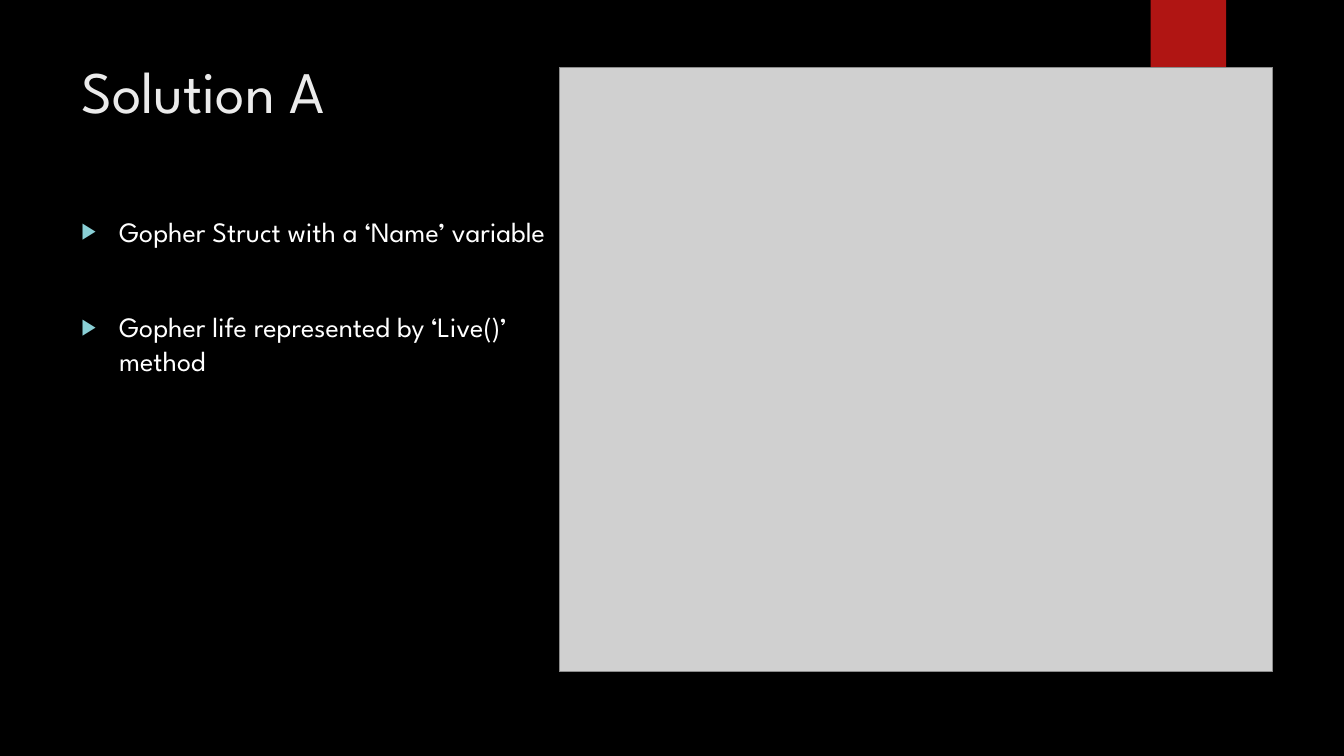
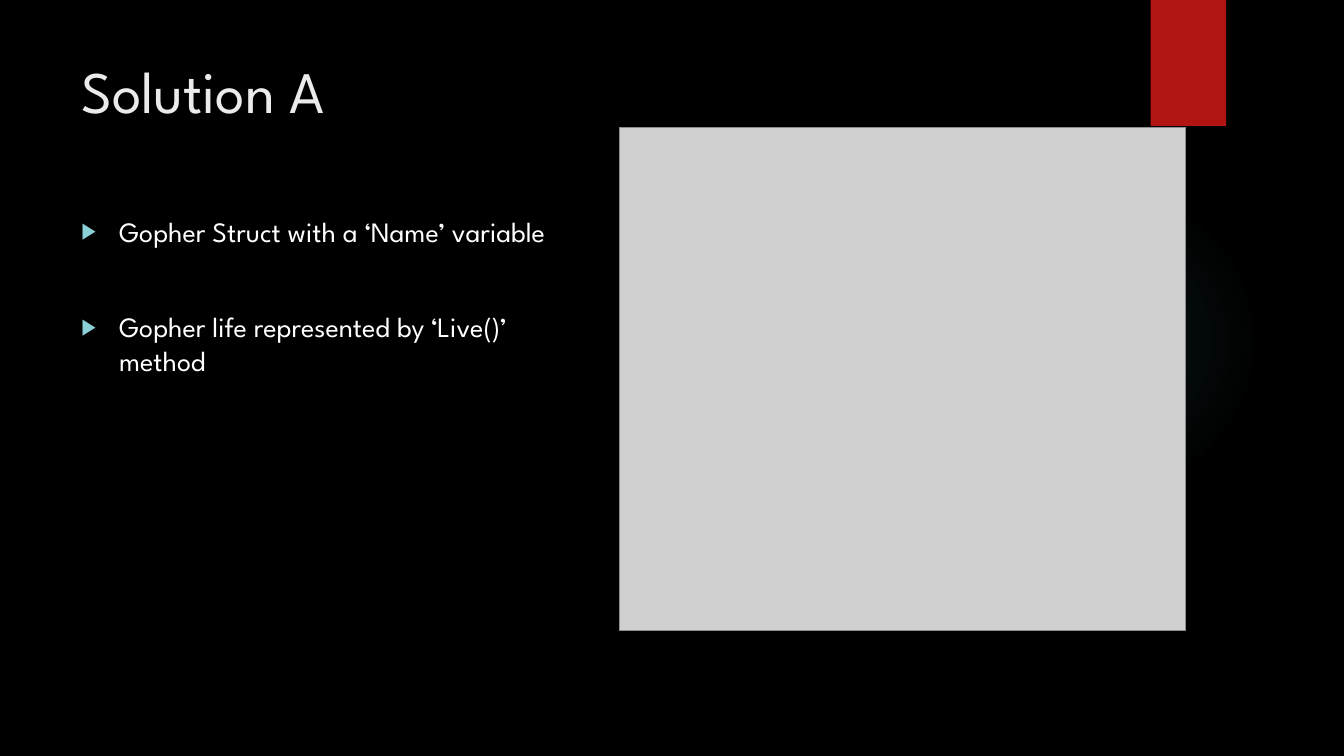
Before and after one commit to jaminologist/GopherLife, a slide deck: slide 14 of GopherLife.pptx (slide 10 before the commit). Drawn at 1344x756 pixels with LibreOffice and Linux fonts; fonts in the diff are those of the drawing; grey boxes stand for pictures; background and template pictures are left out. Boxes give left, top, right and bottom in pixels: in the first picture for what was removed or moved away, otherwise in the second. Text is boxed around its words. In the diff, an @@ line names an element or a change of style, - is before the commit and + after.

```diff
--- a/GopherLife.pptx
+++ b/GopherLife.pptx
@@ picture: place and size @@
-picture at box(560, 68, 1273, 673)
+picture at box(620, 127, 1187, 630)
@@ ellipse added at box(949, 185, 1259, 495), fill gradient #50B9C1 @@
```
Also in this commit, not shown: 5 other slides changed, 7 slides added, 2 other files.
